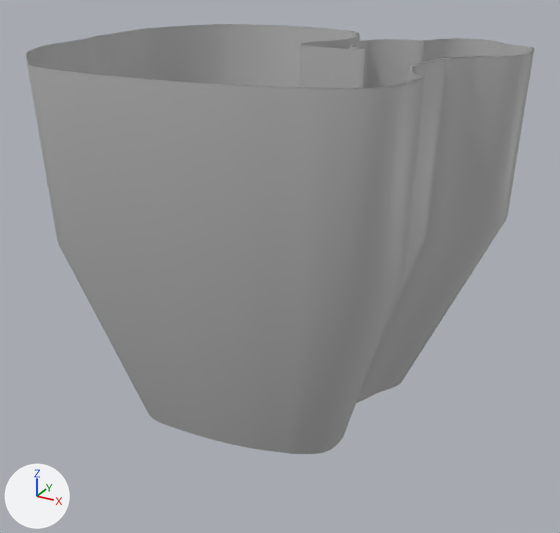
The FBX model Assets/Models/Props/Tronc_1.fbx, before and after one commit.
Both versions are drawn from a 50 mm camera at (126.0, -277.0, 106.0) aimed at (-22.0, -7.0, -29.0). The lights are fixed; the arrows at lower left show +X, +Y and +Z. Where no turn or scale is listed for an object, it has been applied to the vertices.

Names of what the first picture shows: 'tronc'.
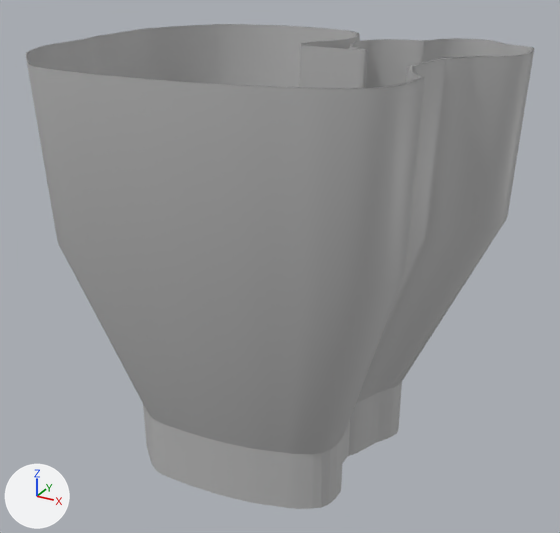
The newer file is also turned or shifted as a whole; pictures and numbers use the older file's frame.

Changed parts and their boxes [x1, y1, x2, y2] in the pictures (560 x 533 px):
'tranche_tronc', added
    after: [143, 382, 402, 509]

The change, as a diff of the scene's bpy script:
```diff
--- a/Assets/Models/Props/Tronc_1.fbx.py
+++ b/Assets/Models/Props/Tronc_1.fbx.py
@@ me_mesh_001 @@
+me_mesh_001.from_pydata(...)  # 600 vertices, 600 faces; spans x -53.7..53.7, y -46.9..46.9, z -14.0..14.0
+me_mesh_001.materials.append(mat_lambert1)  # grey #bcbcbc
@@ ob_tranche_tronc @@
+ob_tranche_tronc = bpy.data.objects.new('tranche_tronc', me_mesh_001)
+ob_tranche_tronc.location = (-27.7, -9.9, -104.0)
```
